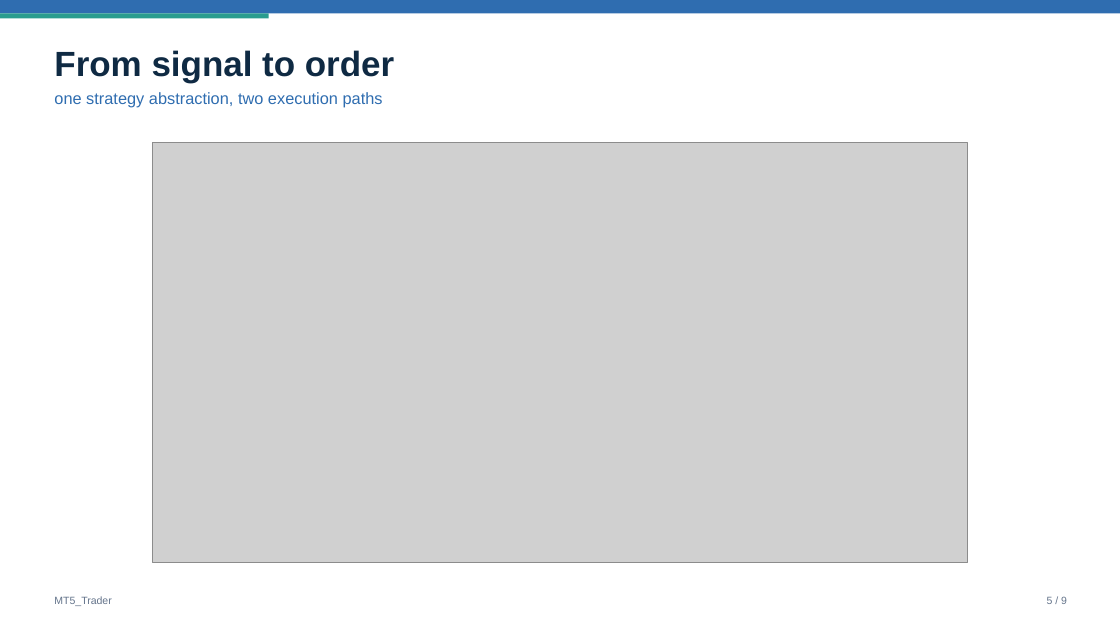
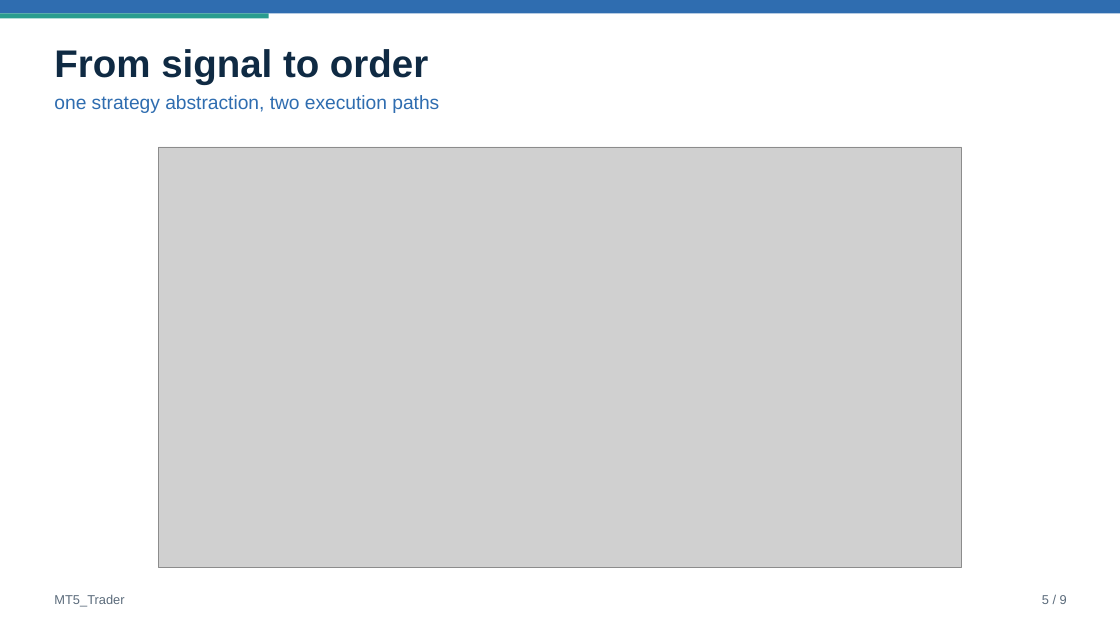
Before and after one commit to shikang61/QuantHack, a slide deck: slide 5 of docs/overview.pptx. Drawn at 1120x630 pixels with LibreOffice and Linux fonts; fonts in the diff are those of the drawing; grey boxes stand for pictures. Boxes give left, top, right and bottom in pixels: in the first picture for what was removed or moved away, otherwise in the second. Text is boxed around its words. In the diff, an @@ line names an element or a change of style, - is before the commit and + after.

```diff
--- a/docs/overview.pptx
+++ b/docs/overview.pptx
@@ text "From signal to order" at (54,49,439,113): size 30 to 33 pt in "From signal to order"; size 14 to 16.5 pt in "one strategy abstraction, two execution paths" @@
@@ picture: place and size @@
-picture at (152,143,968,563)
+picture at (159,147,962,567)
@@ text "MT5_Trader" at (54,594,124,607): size 9 to 11 pt, text colour #64748B to #5B6B7B @@
@@ text "5 / 9" at (1042,595,1067,604): size 9 to 11 pt, text colour #64748B to #5B6B7B @@
```
Also in this commit, not shown: 8 other slides changed, 3 other files.
